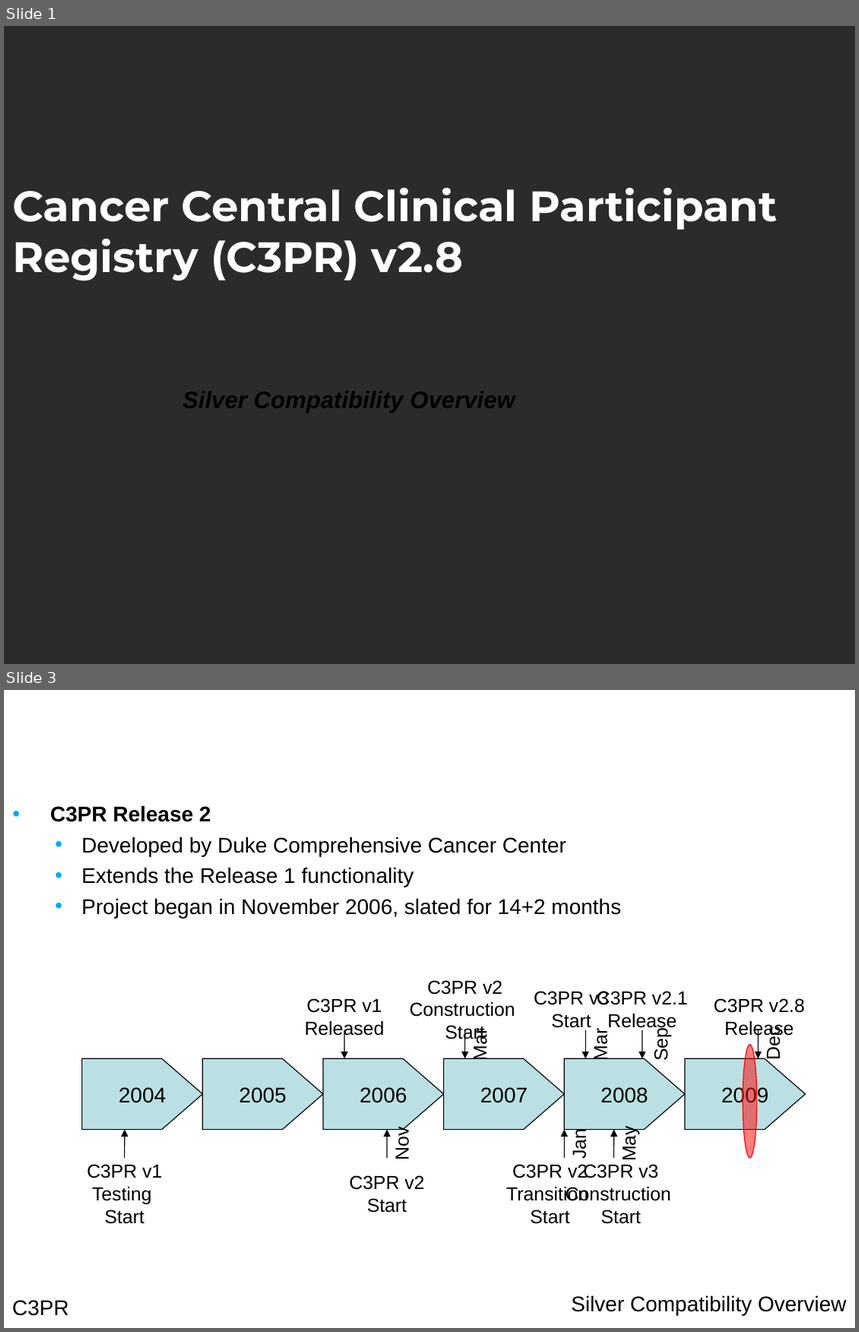
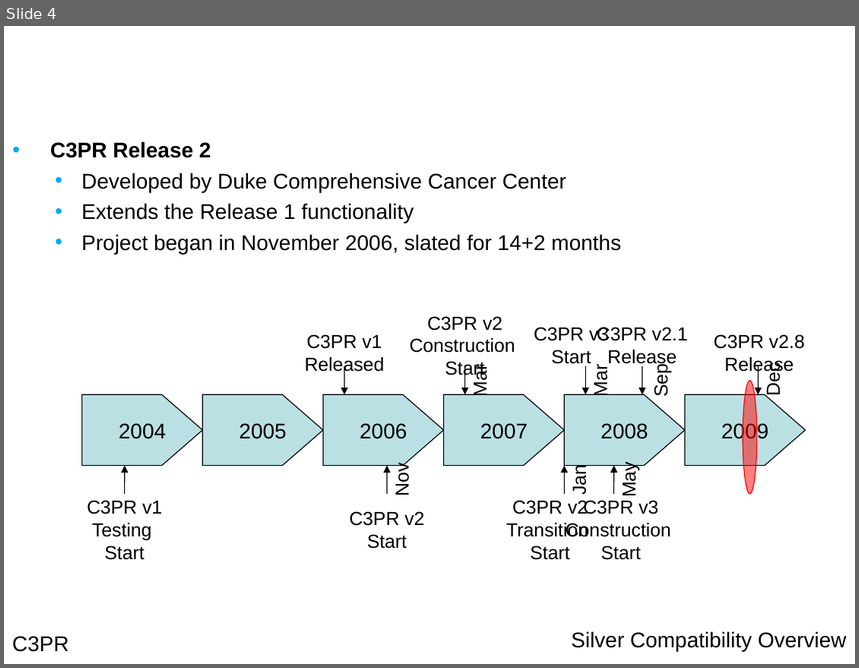
Before and after one commit to NCIP/c3pr-docs, a slide deck: documentation/silver_review/package_200911/c3prv2.8_silver_review.ppt. Shown one above the other, each under a label of ours: slides 1 and 3 before the commit, slide 4 after it; the slides between them are not shown. The pictures are 859x1332 and 859x668 pixels, drawn with LibreOffice and Linux fonts; fonts in the diff are those of the drawing; background and template pictures are left out; a plain dark background stands for a picture behind light text. Boxes give left, top, right and bottom in pixels: in the first picture for what was removed or moved away, otherwise in the second. Text is boxed around its words. In the diff, an @@ line names an element or a change of style, - is before the commit and + after.

```diff
--- a/documentation/silver_review/package_200911/c3prv2.8_silver_review.ppt
+++ b/documentation/silver_review/package_200911/c3prv2.8_silver_review.ppt
@@ slide 1 removed at box(4, 26, 855, 664), background picture (left out) @@
@@ title removed at box(12, 188, 778, 281) @@
-Cancer Central Clinical Participant Registry (C3PR) v2.8
@@ subtitle removed at box(183, 392, 515, 413) @@
-Silver Compatibility Overview
@@ what was slide 3 is now slide 4 @@
```
Also in this commit, not shown: 7 slides changed, 2 slides added.
